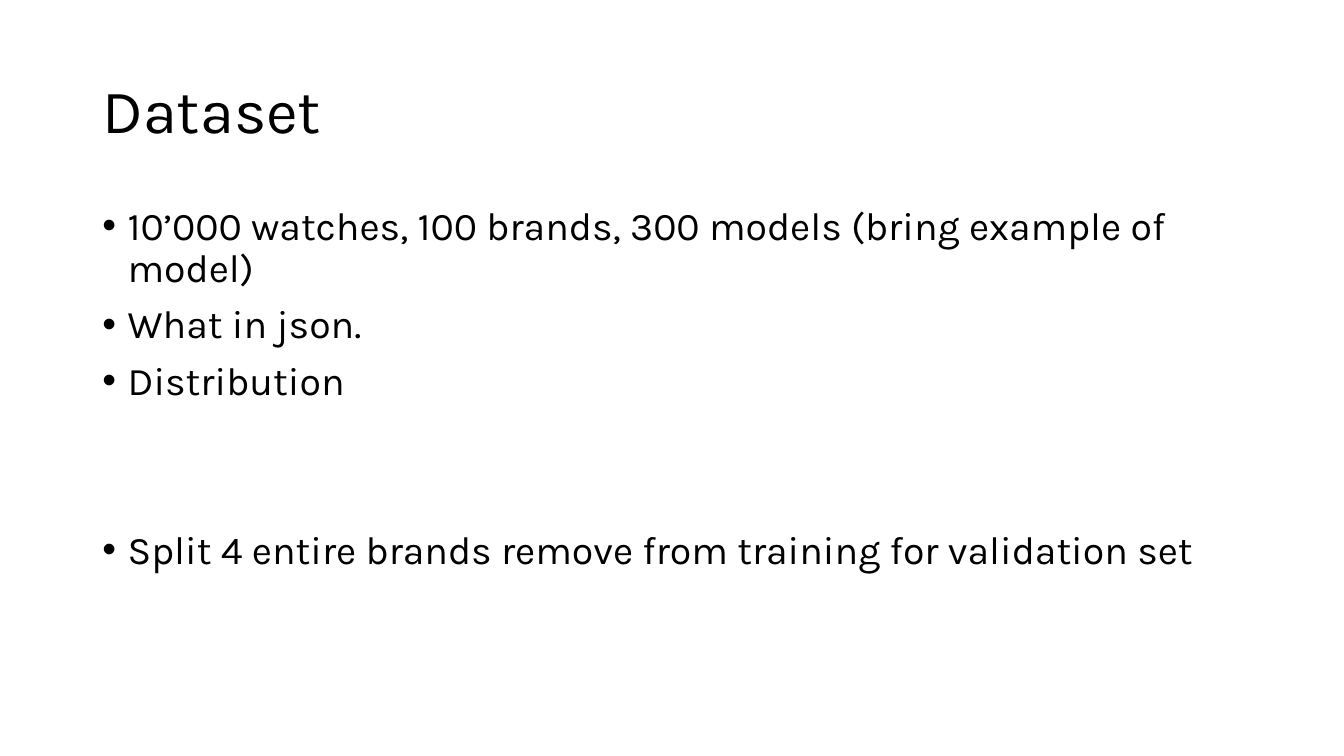
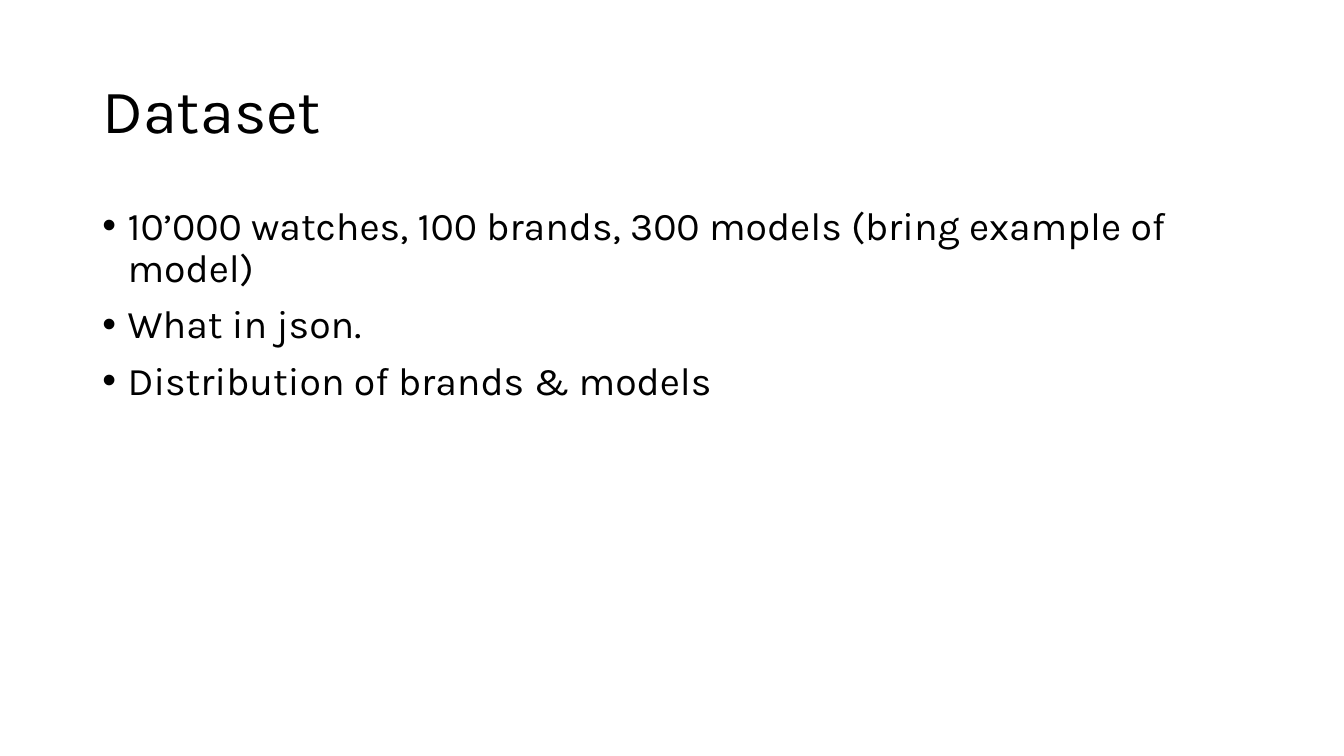
Before and after one commit to Luk-stud/Watch-recomender-DISPRO, a slide deck: slide 10 of Base_DISPRO Präsi.pptx (slide 5 before the commit). Drawn at 1344x756 pixels with LibreOffice and Linux fonts; fonts in the diff are those of the drawing. Boxes give left, top, right and bottom in pixels: in the first picture for what was removed or moved away, otherwise in the second. Text is boxed around its words. In the diff, an @@ line names an element or a change of style, - is before the commit and + after.

```diff
--- a/Base_DISPRO Präsi.pptx
+++ b/Base_DISPRO Präsi.pptx
@@ text at [128, 368, 712, 396]: text changed @@
-• Distribution
-• Split 4 entire brands remove from training for validation set
+• Distribution of brands & models
```
Also in this commit, not shown: 2 other slides changed, 8 slides added, 1 slide removed.
